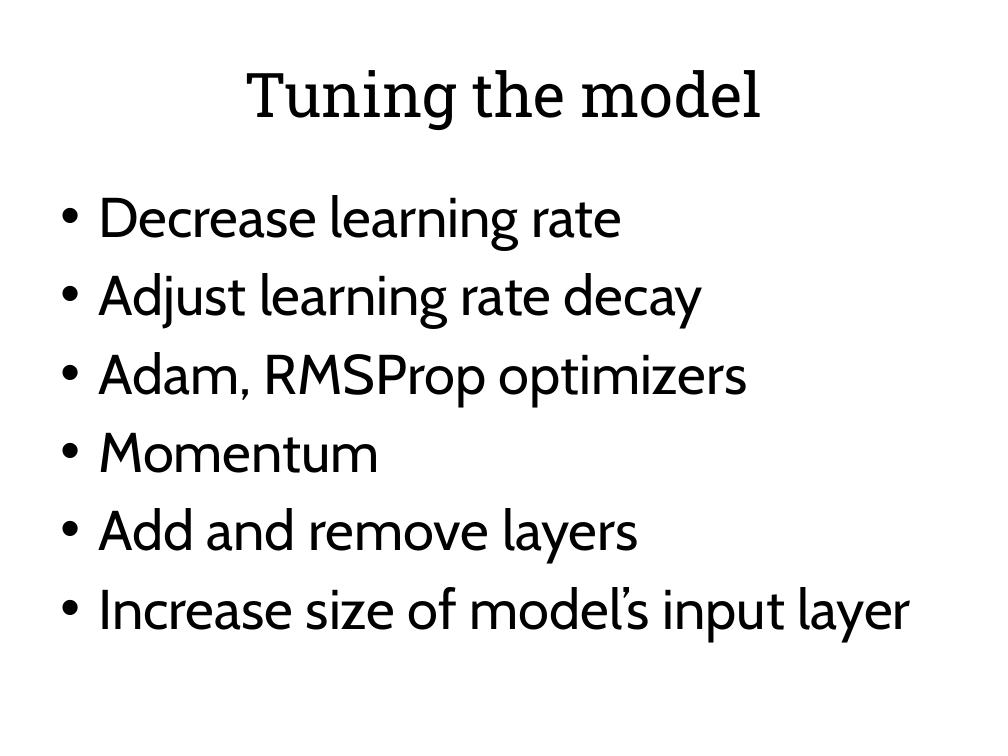
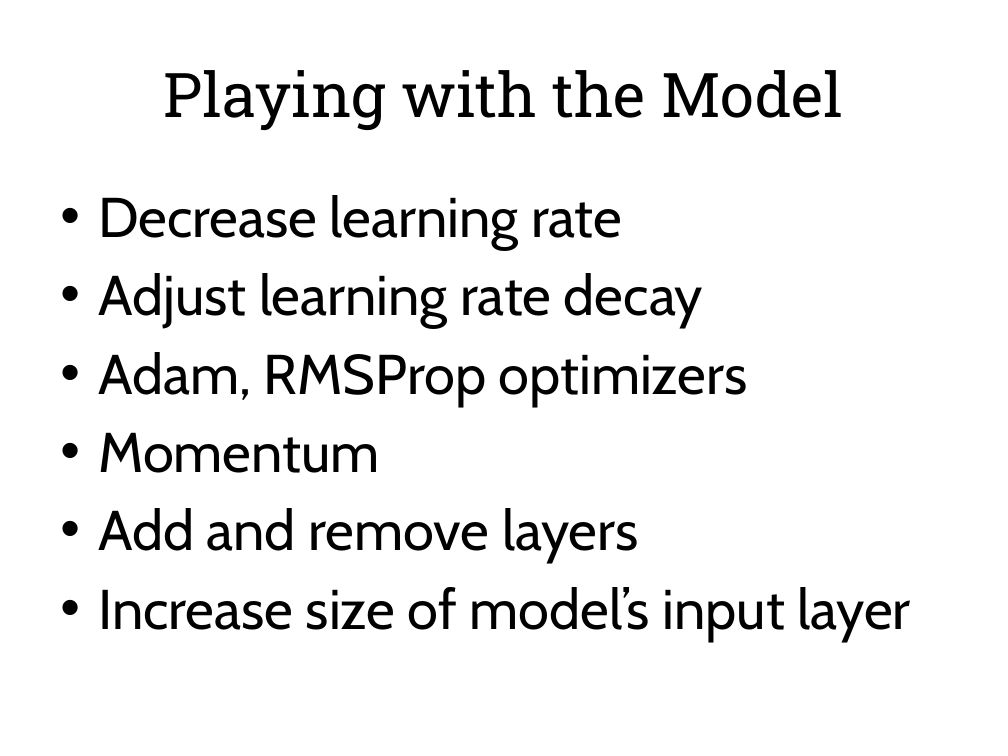
Before and after one commit to 3dspace/machine-learning-at-scale, a slide deck: slide 17 of training_birdsong_classifiers.pptx (slide 14 before the commit). Drawn at 1008x756 pixels with LibreOffice and Linux fonts; fonts in the diff are those of the drawing. Boxes give left, top, right and bottom in pixels: in the first picture for what was removed or moved away, otherwise in the second. Text is boxed around its words. In the diff, an @@ line names an element or a change of style, - is before the commit and + after.

```diff
--- a/training_birdsong_classifiers.pptx
+++ b/training_birdsong_classifiers.pptx
@@ title at bbox=[164, 70, 843, 130]: text changed @@
-Tuning the model
+Playing with the Model
```
Also in this commit, not shown: 5 other slides changed, 3 slides added.
